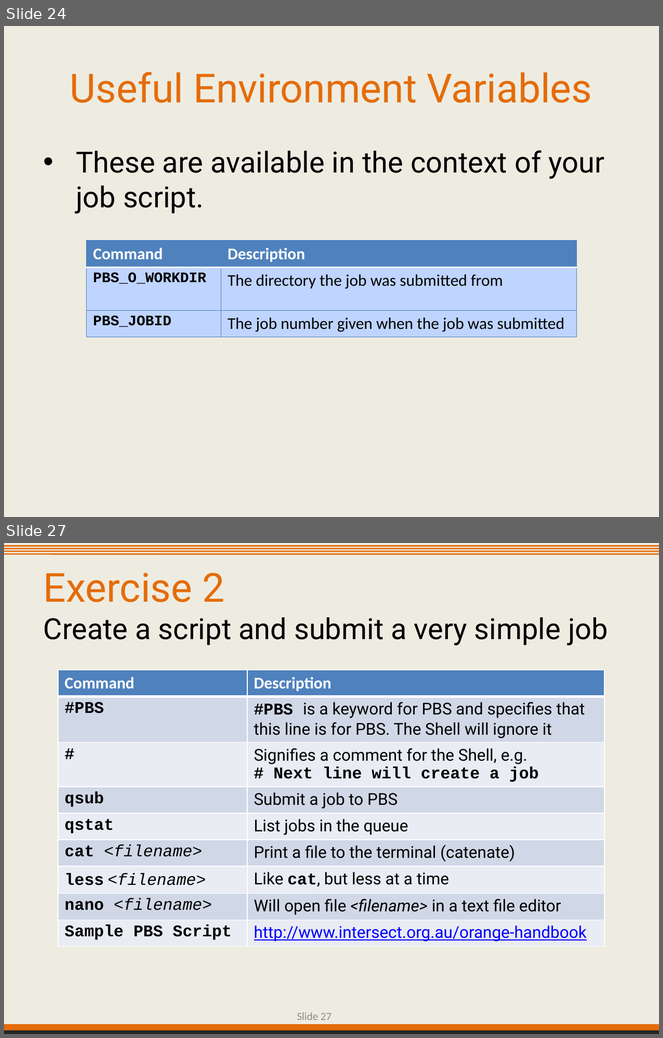
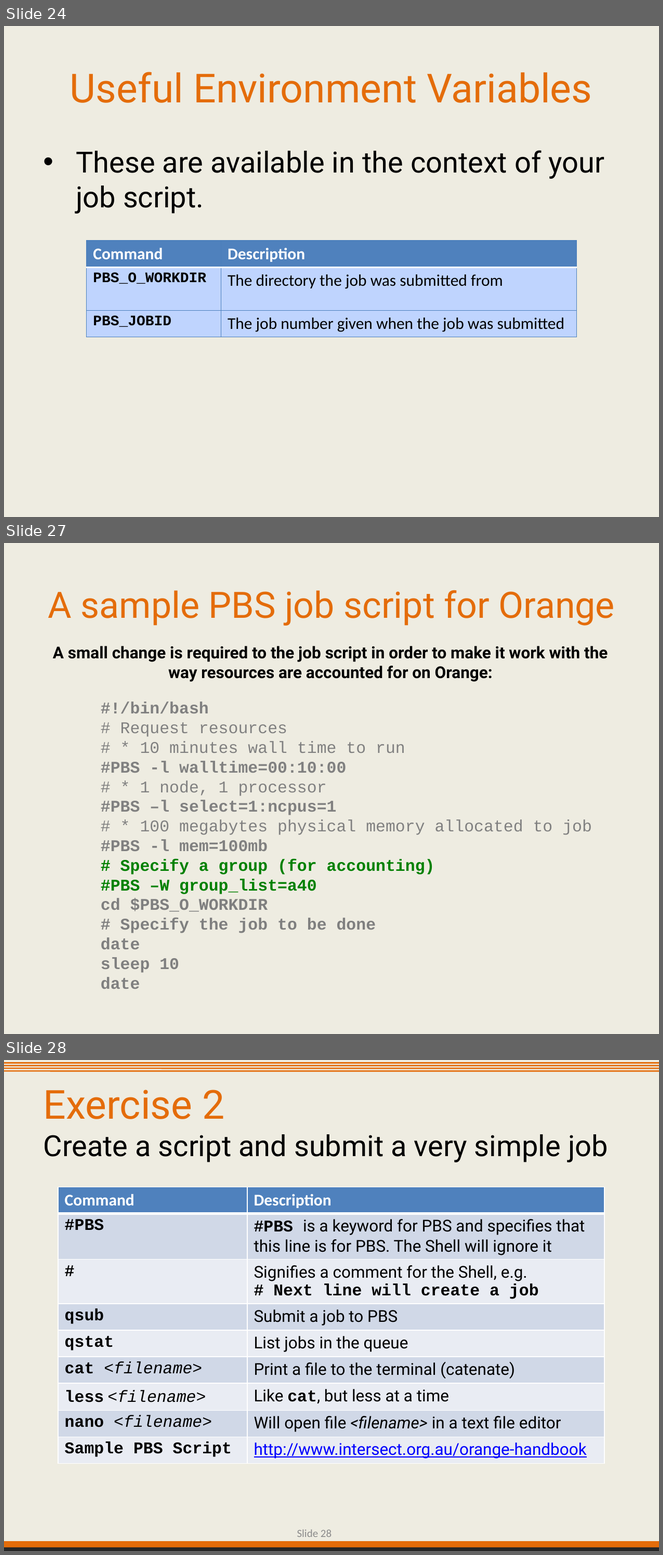
Before and after one commit to IntersectAustralia/TrainingMaterials, a slide deck: IntroToUnixHPC/03 HPC - Slides.pptx. Shown one above the other, each under a label of ours: slides 24 and 27 before the commit, slides 24, 27 and 28 after it; the slides between them are not shown. The pictures are 663x1038 and 663x1555 pixels, drawn with LibreOffice and Linux fonts; fonts in the diff are those of the drawing; background and template pictures are left out. Boxes give left, top, right and bottom in pixels: in the first picture for what was removed or moved away, otherwise in the second. Text is boxed around its words. In the diff, an @@ line names an element or a change of style, - is before the commit and + after.

```diff
--- a/IntroToUnixHPC/03 HPC - Slides.pptx
+++ b/IntroToUnixHPC/03 HPC - Slides.pptx
@@ slide 27 added at [4, 543, 659, 1034], background #EEECE1 @@
@@ text added at [48, 590, 615, 626], 40 pt, text #E46C0A @@
+A sample PBS job script for Orange
@@ text added at [53, 646, 608, 682], 18 pt, text #000000, bold @@
+A small change is required to the job script in order to make it work with the way resources are accounted for on Orange:
@@ text added at [101, 702, 592, 989], 18 pt, text #808080, bold @@
+#!/bin/bash
+# Request resources
+# * 10 minutes wall time to run
+#PBS -l walltime=00:10:00
+# * 1 node, 1 processor
+#PBS –l select=1:ncpus=1
+# * 100 megabytes physical memory allocated to job
+#PBS -l mem=100mb
+# Specify a group (for accounting)
+#PBS –W group_list=a40
+cd $PBS_O_WORKDIR
+# Specify the job to be done
+date
+sleep 10
+date
@@ what was slide 27 is now slide 28 @@
@@ page number at [297, 1530, 332, 1537]: text changed @@
-Slide 27
+Slide 28
```
Also in this commit, not shown: 11 slides changed, 1 slide removed, 1 other file.
